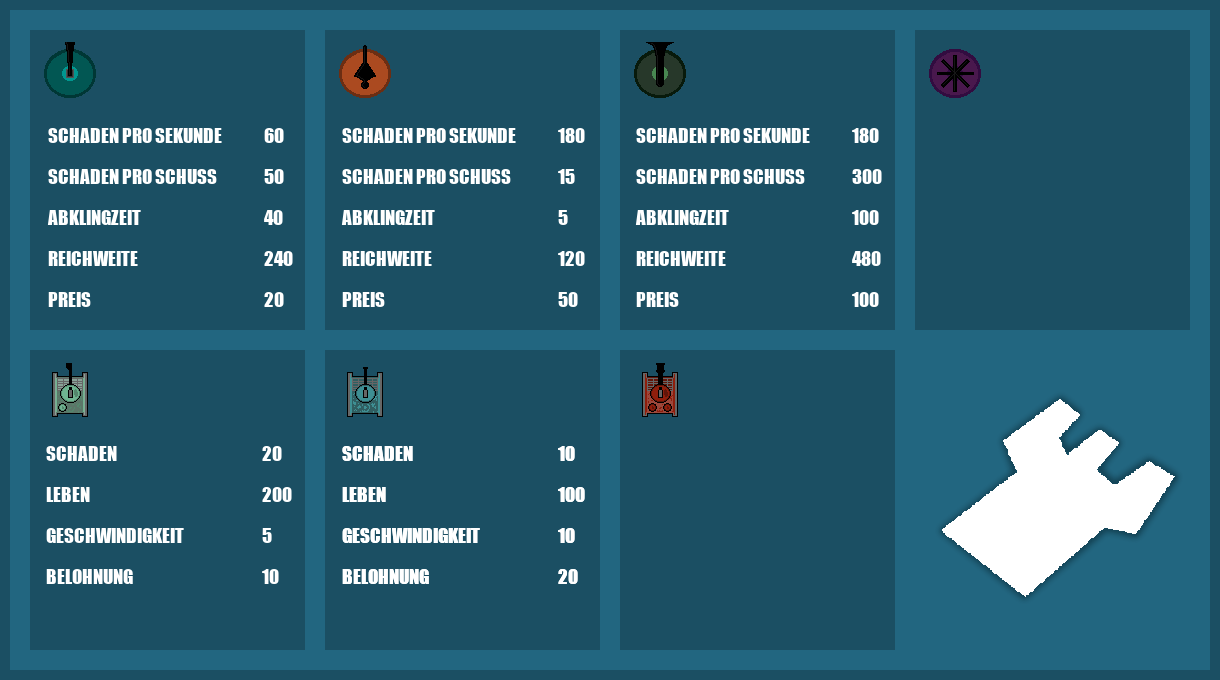
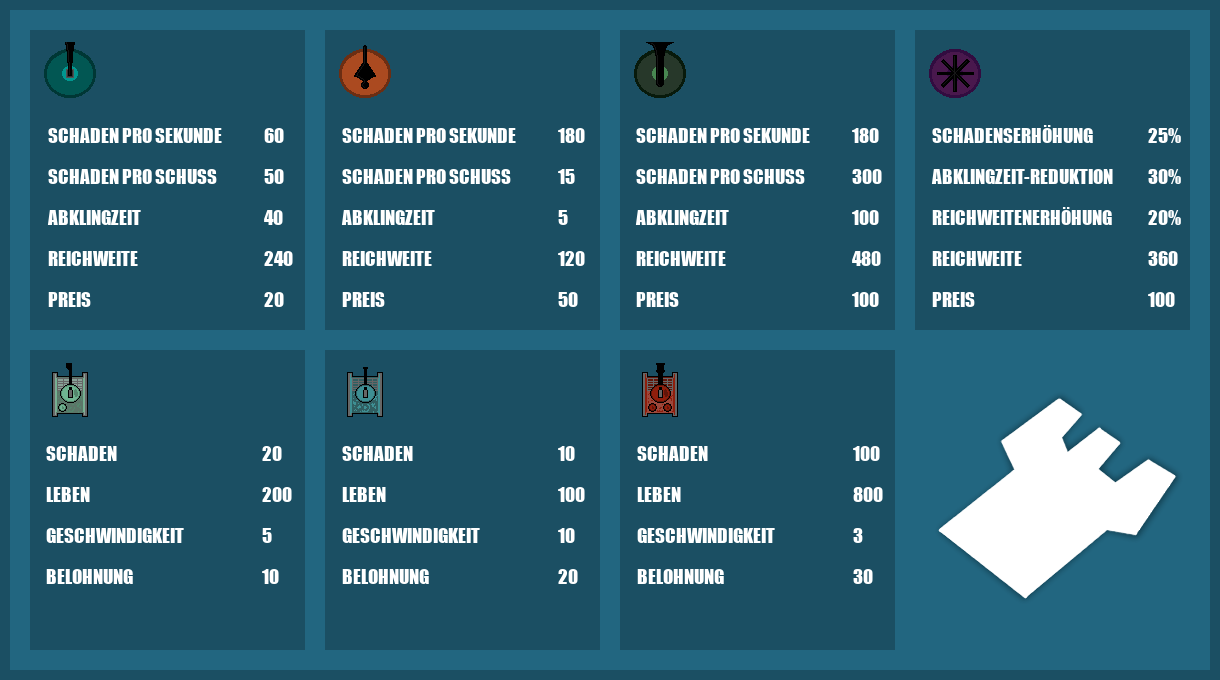
Comparing the layer stacks of the two 1220 × 680 images. Changes:
painted on "ebene" over [left=938, top=397, right=1177, bottom=599]
renamed "SCHADEN 10 ... #1" to "SCHADEN 100 ...", painted on it over [left=342, top=446, right=883, bottom=584]
added layer "SCHADENSERHÖHUNG 25% ..." above "SCHADEN PRO SEKUNDE 180 ... #1" over [left=931, top=125, right=1181, bottom=307]
